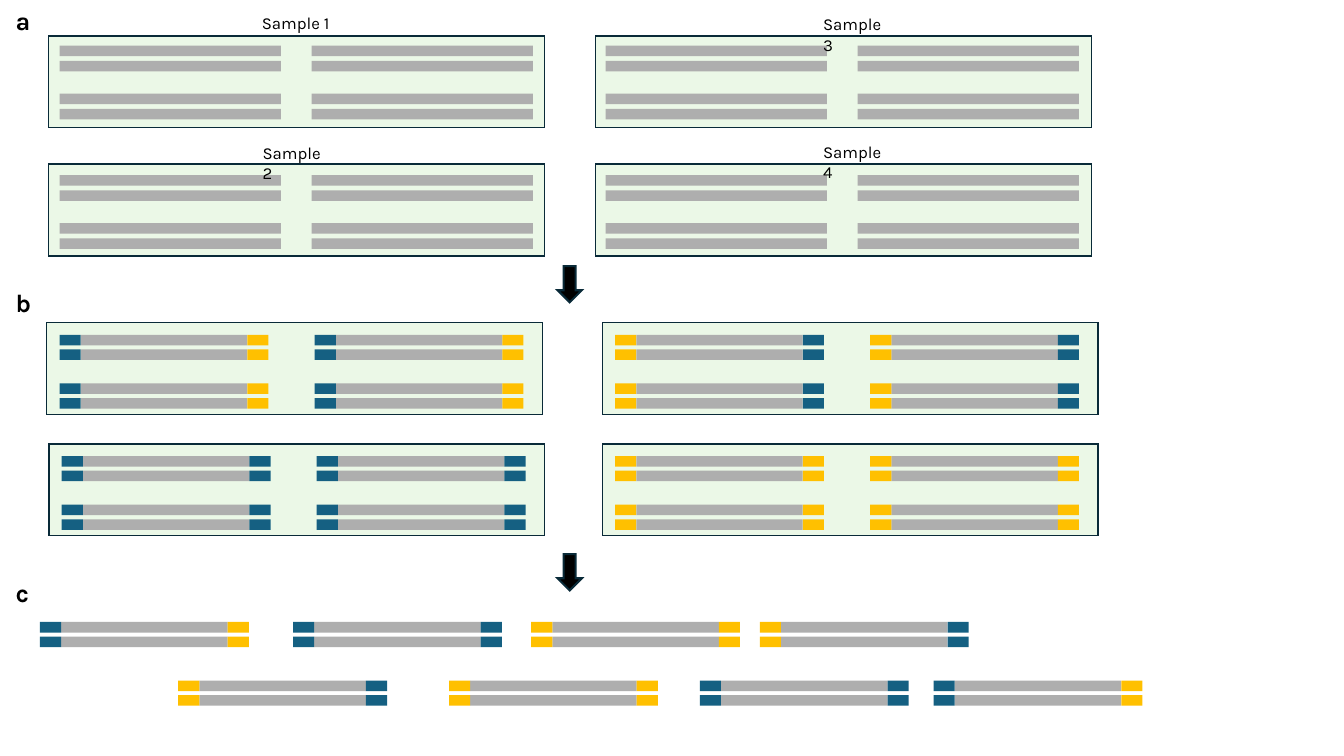
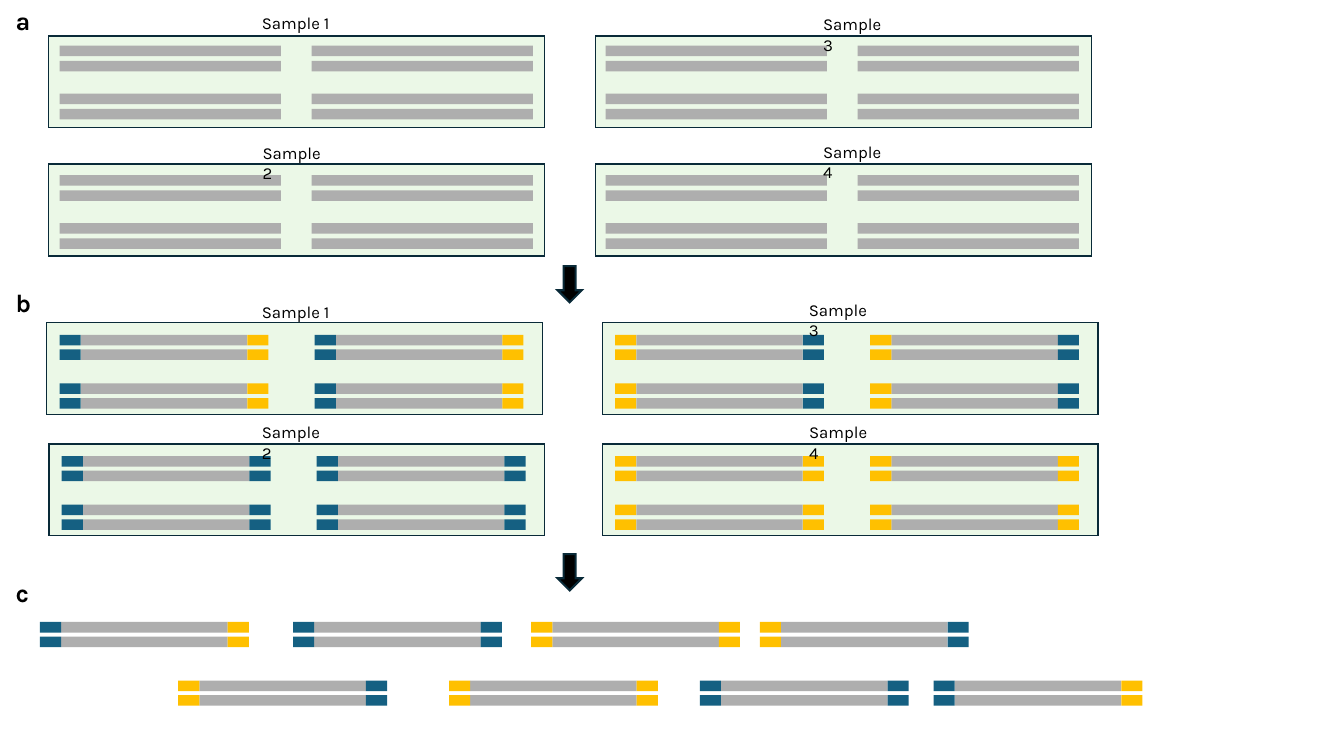
Before and after one commit to timothy-barry/timothy-barry.github.io, a slide deck: slide 12 of _posts/sequencing_v2/figs.pptx (slide 11 before the commit). Drawn at 1344x756 pixels with LibreOffice and Linux fonts; fonts in the diff are those of the drawing. Boxes give left, top, right and bottom in pixels: in the first picture for what was removed or moved away, otherwise in the second. Text is boxed around its words. In the diff, an @@ line names an element or a change of style, - is before the commit and + after.

```diff
--- a/_posts/sequencing_v2/figs.pptx
+++ b/_posts/sequencing_v2/figs.pptx
@@ text added at (x1=262, y1=306, x2=330, y2=323), 12 pt, text #000000 @@
+Sample 1
@@ text added at (x1=809, y1=304, x2=867, y2=341), 12 pt, text #000000 @@
+Sample 3
@@ text added at (x1=262, y1=426, x2=320, y2=464), 12 pt, text #000000 @@
+Sample 2
@@ text added at (x1=809, y1=426, x2=867, y2=464), 12 pt, text #000000 @@
+Sample 4
```
Also in this commit, not shown: 1 slide added, 45 other files.
